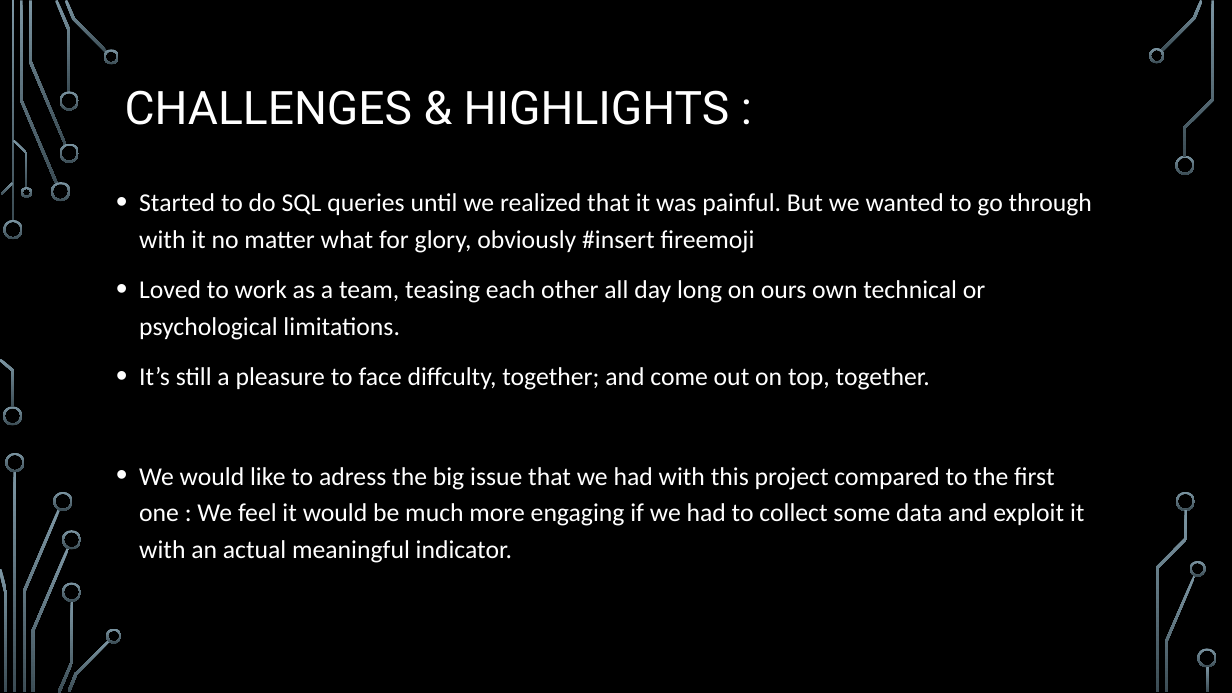
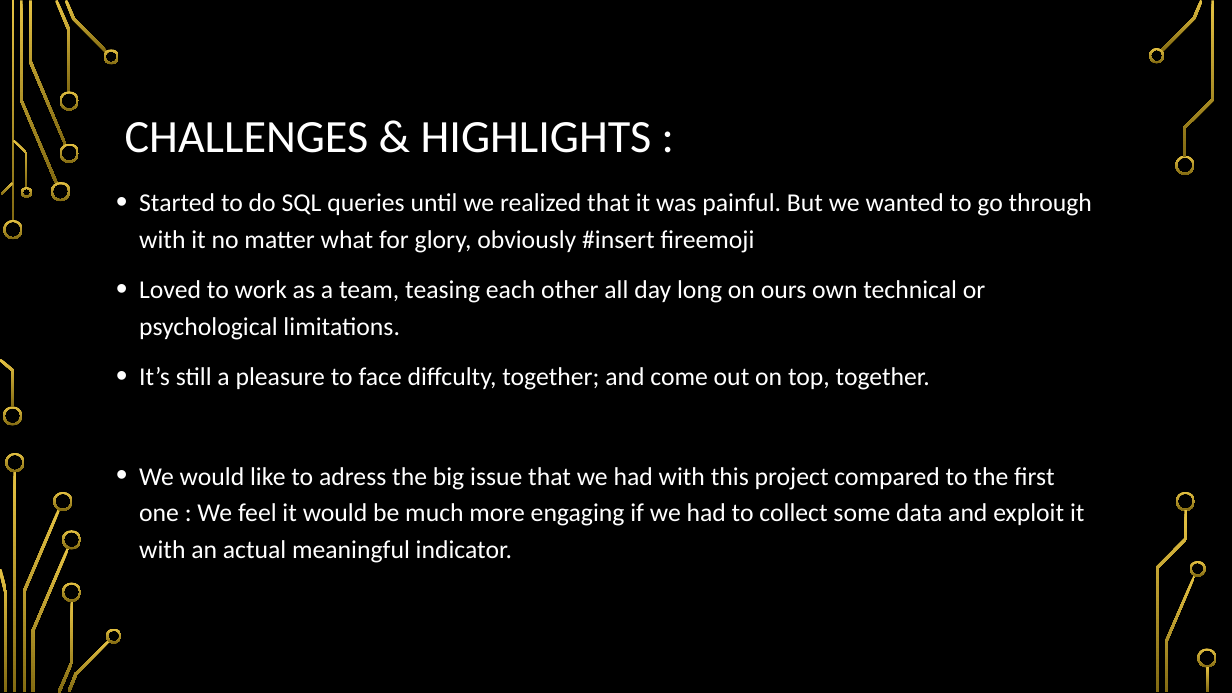
Before and after one commit to louis-md/Composite_indicator, a slide deck: slide 6 of ICHCCI.pptx. Drawn at 1232x693 pixels with LibreOffice and Linux fonts; fonts in the diff are those of the drawing; background and template pictures are left out. Boxes give left, top, right and bottom in pixels: in the first picture for what was removed or moved away, otherwise in the second. Text is boxed around its words. In the diff, an @@ line names an element or a change of style, - is before the commit and + after.

```diff
--- a/ICHCCI.pptx
+++ b/ICHCCI.pptx
@@ fill gradient #7C96A3 to #3B4C54 to gradient #E5C243 to #826A12 in 36 elements at box(4, 220, 23, 239), box(3, 407, 22, 426), box(20, 1, 57, 184), box(51, 182, 70, 201), box(29, 1, 66, 145), box(55, 0, 71, 92), box(59, 143, 79, 163), box(59, 91, 79, 111), box(65, 0, 107, 54), box(104, 49, 120, 64), box(1, 182, 14, 195), box(0, 359, 14, 408), box(13, 140, 28, 188), box(20, 187, 31, 198), box(14, 471, 17, 692), box(22, 509, 59, 691), box(6, 453, 25, 472), box(0, 568, 6, 691), box(54, 492, 73, 511), box(31, 548, 69, 692), box(57, 601, 73, 693), box(62, 531, 81, 550), box(62, 582, 81, 602), box(67, 640, 110, 692), box(106, 628, 122, 643), box(1161, 0, 1203, 52), box(1149, 48, 1165, 64), box(1176, 155, 1195, 175), box(1165, 576, 1196, 692), box(1190, 561, 1206, 577), box(1184, 1, 1214, 157), box(1177, 492, 1196, 511), box(1156, 510, 1188, 692), box(1198, 649, 1217, 668), box(1207, 666, 1210, 692), box(11, 1, 14, 222) @@
@@ title "CHALLENGES & HIGHLIGHTS :" at box(125, 122, 652, 153): font Roboto to Calibri @@
```
Also in this commit, not shown: 7 other slides changed.
